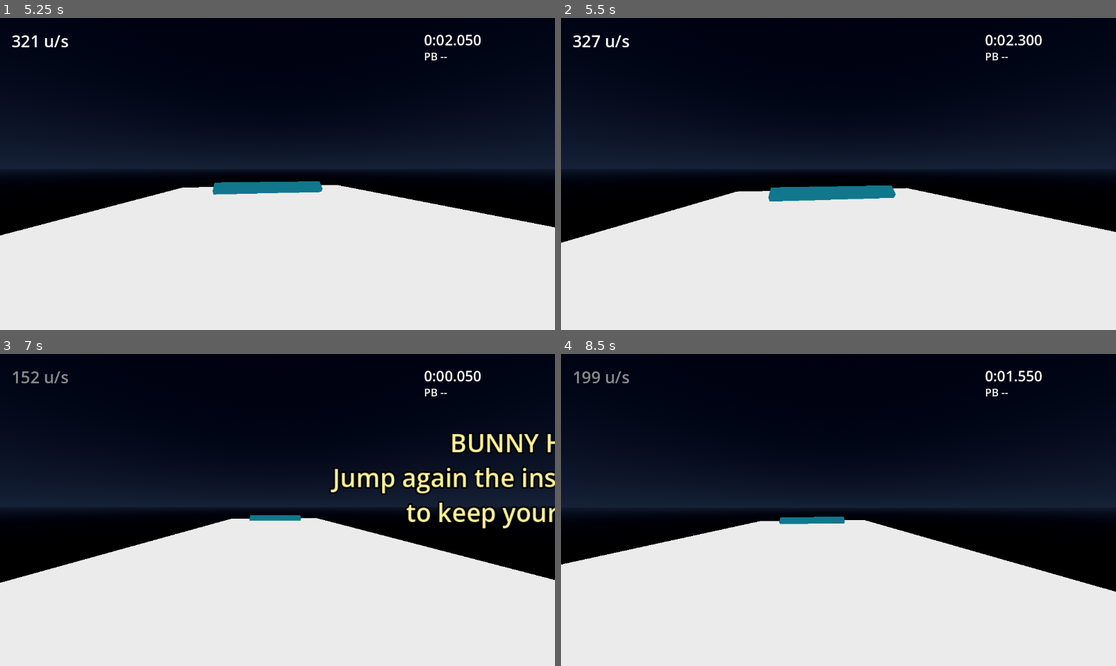
Above: before the commit, frames 1-4 (two rows, left to right).
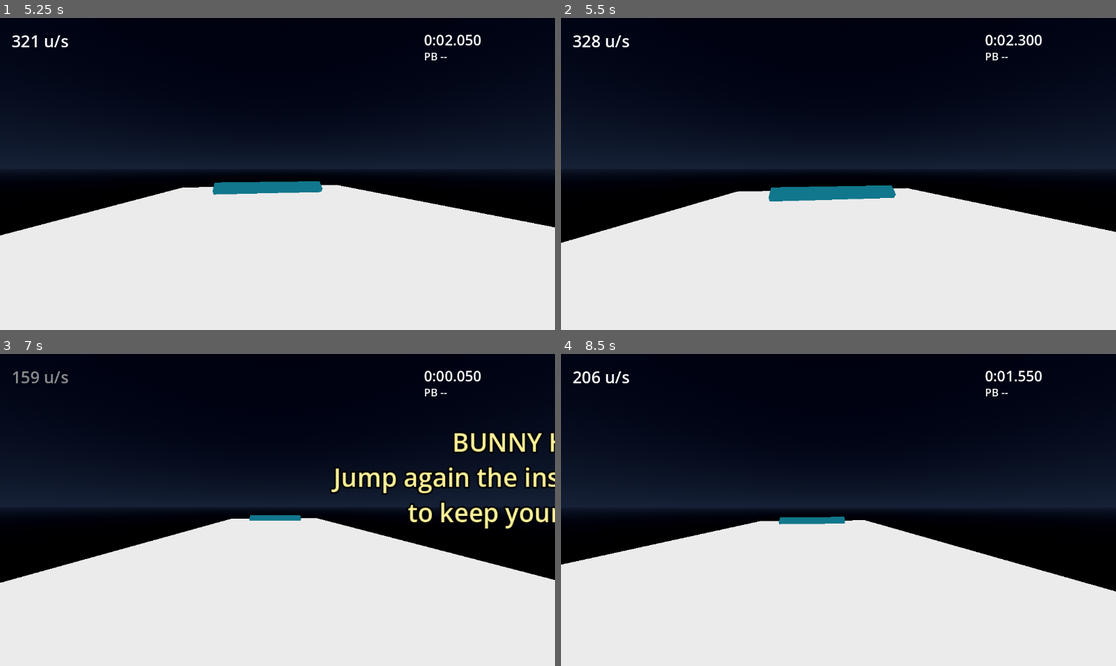
Above: after the commit, the same moments.

Repository: jamesdileva/surfhop
Game: Godot game, scene res://scenes/world/Game.tscn
The game is run twice, just before and just after one commit, with the same random seed, the same clock (stepped at 60 frames per second) and the same inputs. Sound files missing from this copy of the repository are replaced by a short silence.
Inputs (mouse positions are in pixels of both pictures, inside the frame that each line leads up to):
- Up to frame 1 (5.25 s): click "Play" at 0.5 s; click "Play" at 1.25 s; tap Enter at 2 s; move the mouse to (305, 174) at 2.02 s; hold Space (jump) 2.03-2.78 s; hold W (move_forward) from 2.03 s (still down); click (305, 174) at 2.17 s; move the mouse to (249, 174) at 2.77 s; tap Ctrl (duck) at 2.85 s; tap Space (jump) at 3.02, 3.05, 3.32, 3.8, 4.52, 4.55, 4.82 s; move the mouse to (288, 167) at 3.52 s; hold Shift (sprint) 3.53-4.28 s; move the mouse to (271, 180) at 4.27 s; tap Z at 4.35 s; click (271, 180) at 4.42 s; move the mouse to (316, 177) at 5.02 s; hold Space (jump) from 5.03 s (still down); tap J at 5.1 s
- Up to frame 2 (5.5 s): keep holding W (move_forward); keep holding Space (jump)
- Up to frame 3 (7 s): keep holding W (move_forward); tap R (restart) at 5.65 s; move the mouse to (233, 506) at 5.77 s; release Space (jump) at 5.78 s; tap K at 5.85 s; tap Space (jump) at 6.02, 6.05, 6.32 s; move the mouse to (283, 510) at 6.52 s; hold Space (jump) from 6.53 s (still down); click (283, 510) at 6.67 s
- Up to frame 4 (8.5 s): move the mouse to (816, 503) at 7.27 s; release W (move_forward) at 7.28 s; release Space (jump) at 7.28 s; hold D (move_right) 7.28-8.03 s; tap Ctrl (duck) at 7.35 s; tap Space (jump) at 7.52, 7.55, 7.82, 8.27, 8.3 s; move the mouse to (866, 510) at 8.02 s; hold W (move_forward) from 8.03 s (still down); hold Shift (sprint) from 8.03 s (still down)

Frame 1 is identical in both runs. In frame 2, less than 0.1% of the frame differs, in the area x 0-100%, y 5-73%; in frame 3, 3.5%, in the area x 0-100%, y 5-74%; in frame 4, 0.3%.

Commit message:
fix(audit-m4): hold-hop friction skip parity with press path
- BunnyHop samples jump_held; same 0.1x skip on held-hop floor
  landings (surf excluded); hop still fires from Jump next tick
- CS2 sv_autobunnyhopping parity: hold must equal perfect presses
- tests: two-landing hold parity incl. negative control; suite 504/0

Diff:
--- a/scripts/movement/modules/BunnyHop.gd
+++ b/scripts/movement/modules/BunnyHop.gd
@@ -8,6 +8,9 @@
 
 var jump_buffer_timer: float = 0.0
 var total_jumps: int = 0
+## Whether jump is currently held (sampled every tick). Lets the landing
+## handler extend the friction skip to held-hop landings (audit M4).
+var _jump_held := false
 
 
 func enabled_in_state(state: int) -> bool:
@@ -19,6 +22,7 @@
 	if input.jump_just_pressed:
 		jump_buffer_timer = _controller.config.jump_buffer_ms / 1000.0
 	jump_buffer_timer = maxf(0.0, jump_buffer_timer - delta)
+	_jump_held = input.jump_held
 
 
 ## Called by the controller's generic post-move dispatch when a landing
@@ -33,6 +37,13 @@
 		_controller.apply_jump_impulse()
 		jump_buffer_timer = 0.0
 		total_jumps += 1
+	elif _controller.config.auto_bhop and _jump_held and _controller.is_on_floor():
+		# Hold path (audit M4, CS2 sv_autobunnyhopping parity): the hop
+		# itself fires next tick from Jump (grounded + held), but Friction
+		# runs first that tick — without this skip, holders pay one full
+		# ground-friction tick (~19 u/s at 320) per landing that press
+		# players never pay. Same skip, same momentum.
+		_controller.friction_override = _controller.config.friction_override_factor
 
 	if bus != null:
 		bus.player_landed.emit({
--- a/tests/test_runner.gd
+++ b/tests/test_runner.gd
@@ -82,6 +82,7 @@
 	await _test_ground_friction()
 	await _test_jump_coyote_and_no_double_jump()
 	await _test_bunny_hop_buffer()
+	await _test_bhop_hold_parity()
 	await _test_air_strafing()
 	await _test_surfing()
 	await _test_surf_polish()
@@ -599,6 +600,56 @@
 	var after_friction := _h_speed(player)
 	_check(after_friction < bhop_speed * 0.5,
 		"unbuffered landing applies full friction (%s -> %s)" % [bhop_speed, after_friction])
+
+	world.queue_free()
+	await process_frame
+
+
+func _test_bhop_hold_parity() -> void:
+	# Audit M4 (CS2 sv_autobunnyhopping parity): holding jump must preserve
+	# momentum like perfect presses — no full-friction landing tick. W is
+	# released after takeoff so ground accel can't mask friction bleed;
+	# two consecutive held landings compound any loss (~94% then ~88%
+	# unfixed vs ~99% fixed).
+	var spawned := _spawn_test_player()
+	var world: Node3D = spawned[0]
+	var player: Player = spawned[1]
+	await _wait_ticks(40)
+
+	Input.action_press("move_forward")
+	await _wait_ticks(30)
+	var cruise := _h_speed(player)
+	_check(cruise > 300.0, "hold-parity: reached run speed (%s)" % cruise)
+
+	# Initial hop via edge press, then HOLD jump (edge long expired by
+	# touchdown) and release W to isolate friction.
+	root.get_node("InputManager")._input(_jump_press_event())
+	await _wait_ticks(2)
+	Input.action_press("jump")
+	Input.action_release("move_forward")
+
+	for landing in [1, 2]:
+		var touched := false
+		for i in 120:
+			await physics_frame
+			if player.is_on_floor():
+				touched = true
+				break
+		_check(touched, "hold-parity: landing %d touched down" % landing)
+		var rehopped := false
+		for i in 20:
+			await physics_frame
+			if not player.is_on_floor() and player.velocity.y > 100.0:
+				rehopped = true
+				break
+		_check(rehopped, "hold-parity: landing %d auto-hopped" % landing)
+		if landing == 1:
+			_check(_h_speed(player) >= cruise * 0.95,
+				"hold-parity: single held landing keeps 95%% (%.0f -> %.0f)" \
+					% [cruise, _h_speed(player)])
+	Input.action_release("jump")
+	_check(_h_speed(player) >= cruise * 0.93,
+		"hold-parity: two held landings keep 93%% (%.0f -> %.0f)" % [cruise, _h_speed(player)])
 
 	world.queue_free()
 	await process_frame
Not shown, changed: audit.md
Not shown, changed: docs/history.md
Not shown, changed: docs/user_guide.md
Not shown, changed: worklog.md
